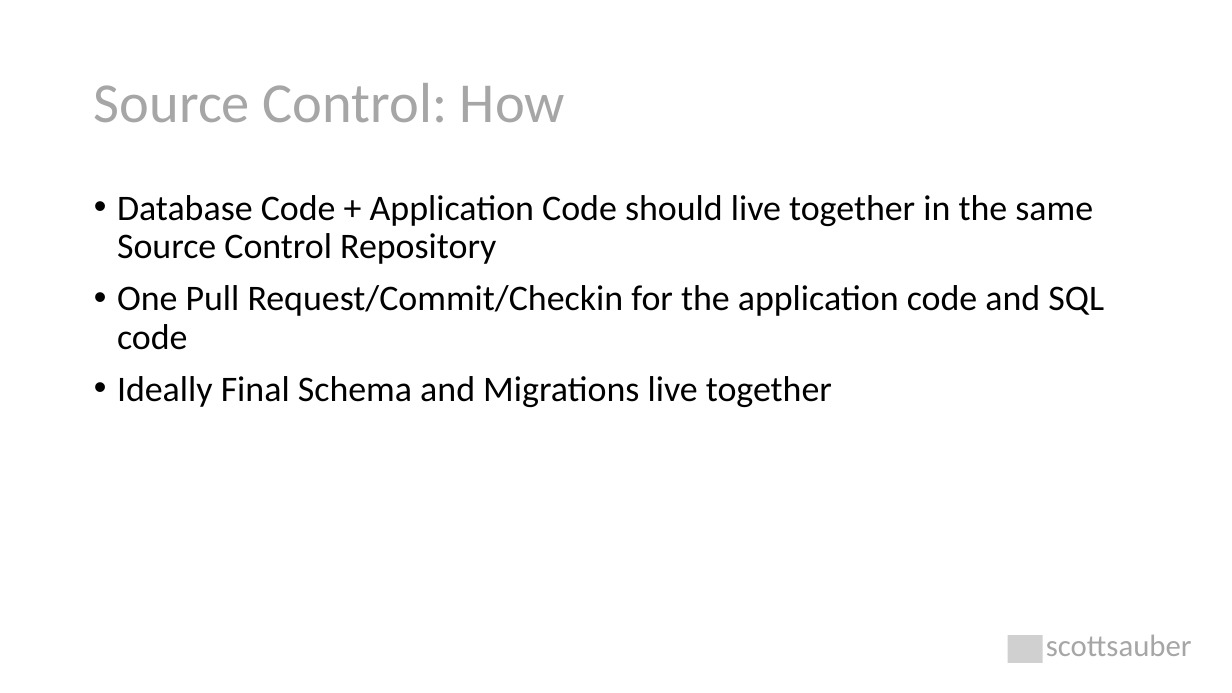
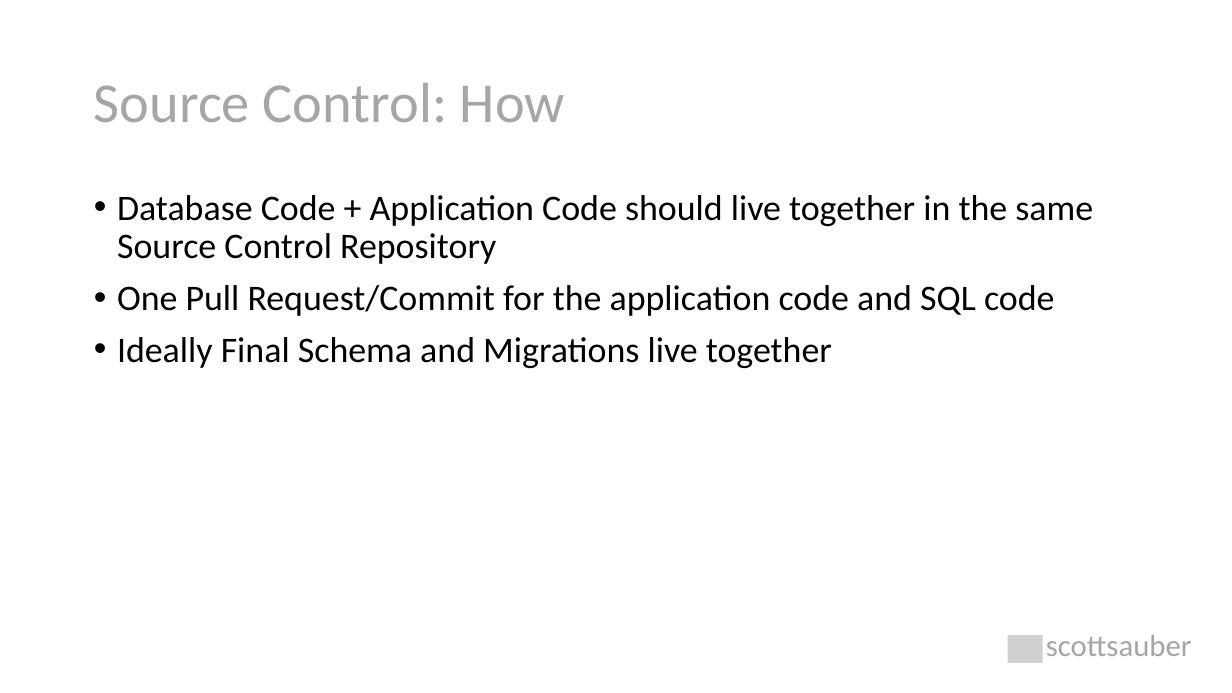
Before and after one commit to scottsauber/talks, a slide deck: slide 23 of 2022-05-12-NDCLondon-DatabaseDevOps/database-devops.pptx. Drawn at 1232x693 pixels with LibreOffice and Linux fonts; fonts in the diff are those of the drawing; grey boxes stand for pictures. Boxes give left, top, right and bottom in pixels: in the first picture for what was removed or moved away, otherwise in the second. Text is boxed around its words. In the diff, an @@ line names an element or a change of style, - is before the commit and + after.

```diff
--- a/2022-05-12-NDCLondon-DatabaseDevOps/database-devops.pptx
+++ b/2022-05-12-NDCLondon-DatabaseDevOps/database-devops.pptx
@@ text at (x1=117, y1=285, x2=1054, y2=316): text changed @@
-• One Pull Request/Commit/Checkin for the application code and SQL code
+• One Pull Request/Commit for the application code and SQL code
```
Also in this commit, not shown: 8 other slides changed, 2 slides removed.
